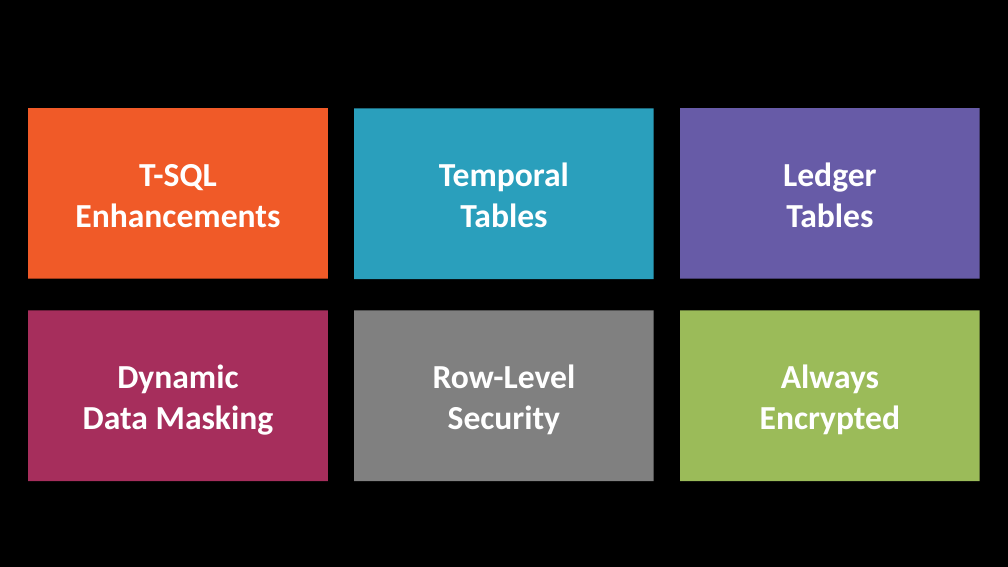
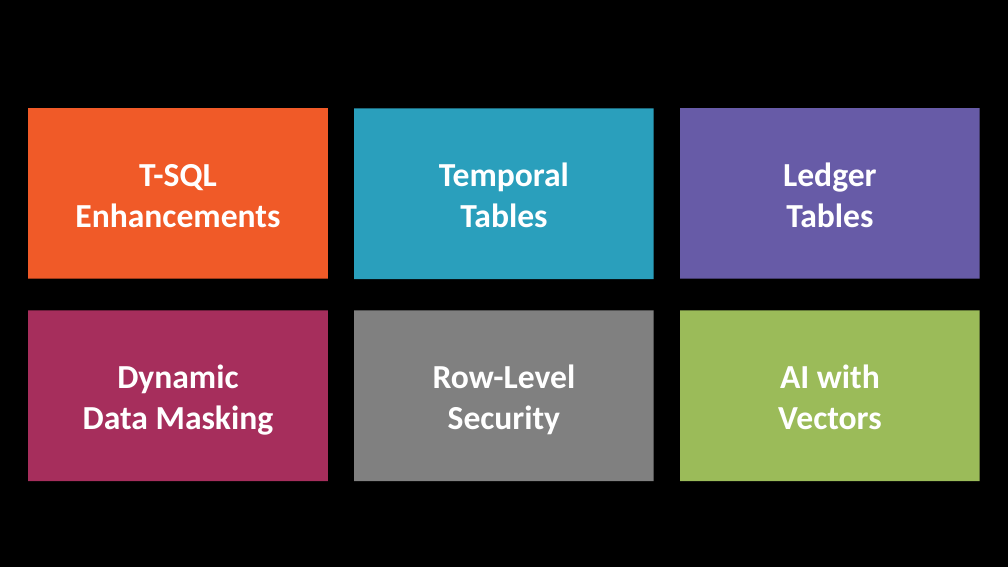
Before and after one commit to lennilobel/sql2022-workshop-hol-vegas2025, a slide deck: slide 6 of Hands-on Lab - SQL Server 2022 for Developers (Vegas2025).pptx. Drawn at 1008x567 pixels with LibreOffice and Linux fonts; fonts in the diff are those of the drawing; background and template pictures are left out. Boxes give left, top, right and bottom in pixels: in the first picture for what was removed or moved away, otherwise in the second. Text is boxed around its words. In the diff, an @@ line names an element or a change of style, - is before the commit and + after.

```diff
--- a/Hands-on Lab - SQL Server 2022 for Developers (Vegas2025).pptx
+++ b/Hands-on Lab - SQL Server 2022 for Developers (Vegas2025).pptx
@@ text in rectangle at [778, 364, 881, 429]: text changed @@
-Always
-Encrypted
+AI with
+Vectors
```
Also in this commit, not shown: 4 other slides changed, 9 slides added, 11 slides removed.
